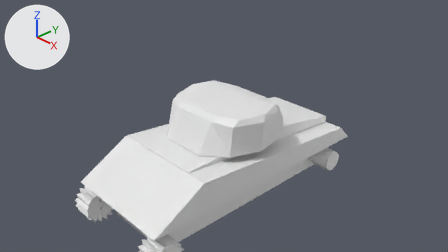
The Blender file MA4/m4a.blend, before and after one commit.
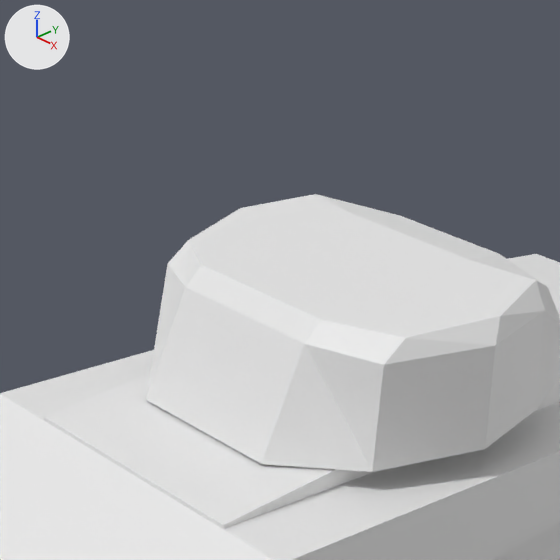
Each version appears first from the file's camera 'Camera', and next in a close-up on the part from 28% to 63% of the width and 10% to 72% of the height. The lights are fixed; the arrows at upper left show +X, +Y and +Z.

Objects in the first close-up: 'Cube', 'body'.
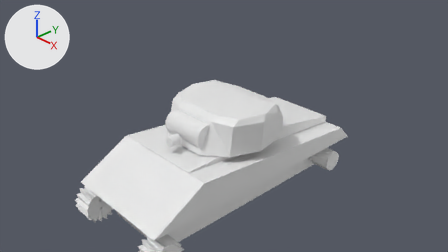
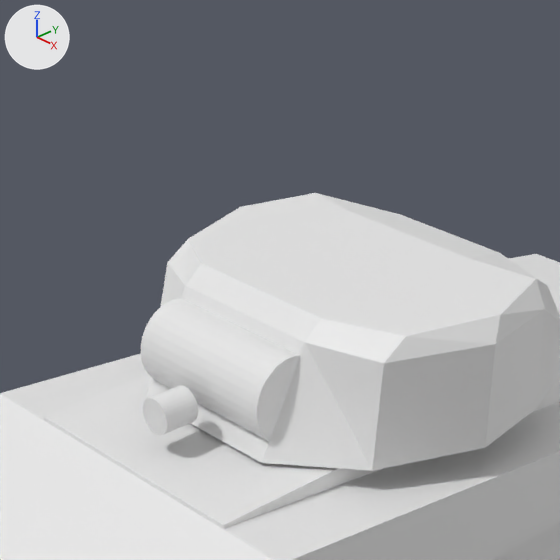
Where the change shows, as pixel boxes (x1, y1, x2, y2) in the close-ups (560 x 560 px):
'Cube', reshaped, moved: before (146, 194, 560, 472); after (146, 193, 560, 471)
'Cylinder.001', added: after (141, 299, 300, 442)
'Cylinder', added: after (143, 386, 198, 435)

Patch to the scene script:
```diff
--- a/MA4/m4a.blend.py
+++ b/MA4/m4a.blend.py
@@ me_cube_002 @@
 me_cube_002.from_pydata(...)  # 54 vertices, 52 faces; spans x -1.25..1.27, y -1.07..1.27, z -1.3..-0.19
 # used by ob_cube; location = (0.075, 0.359, 1.164)
+# me_cube_002 part 1: all 52 vertices in x -1.25..1.27, y -1.07..1.27, z -1.0..-0.19 are moved by (0.0, -0.16, 0.62)
@@ ob_cube @@
 ob_cube = bpy.data.objects.new('Cube', me_cube_002)
-ob_cube.location = (0.075, 0.359, 1.164)
+ob_cube.location = (0.076, 0.521, 0.551)
@@ ob_cylinder @@
+ob_cylinder = bpy.data.objects.new('Cylinder', me_cylinder_003.copy())  # the mesh of ob_leftbackroller
+ob_cylinder.location = (0.022, -0.955, 0.405)
+ob_cylinder.rotation_euler = (-1.576, 0.0, 0.0)  # degrees (-90, 0, 0)
+ob_cylinder.scale = (0.117, 0.117, 0.117)
@@ ob_cylinder_001 @@
+ob_cylinder_001 = bpy.data.objects.new('Cylinder.001', me_cylinder_003.copy())  # the mesh of ob_leftbackroller
+ob_cylinder_001.location = (0.008, -0.476, 0.504)
+ob_cylinder_001.rotation_euler = (0.0, 1.571, 0.0)  # degrees (0, 90, 0)
+ob_cylinder_001.scale = (0.281, 0.263, 0.555)
```
